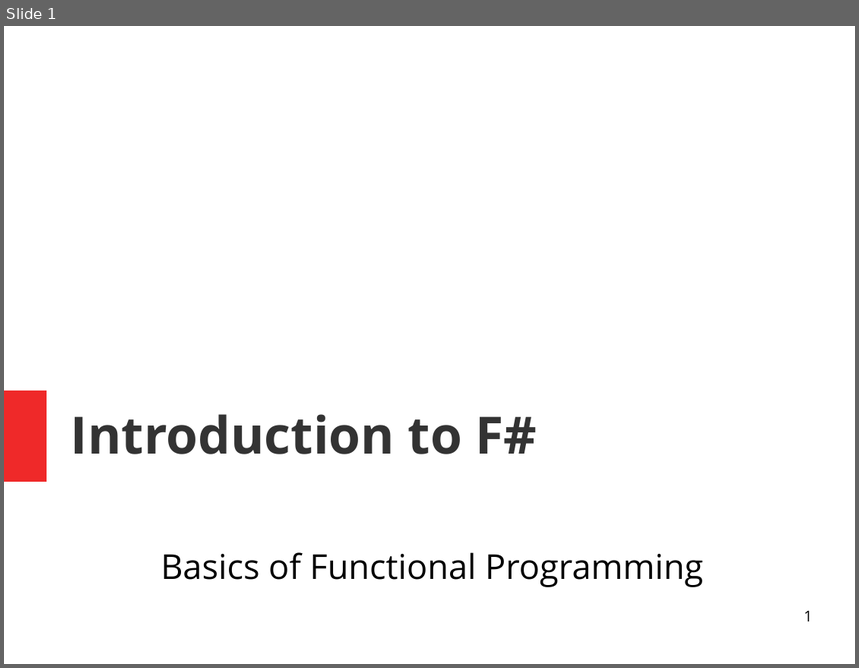
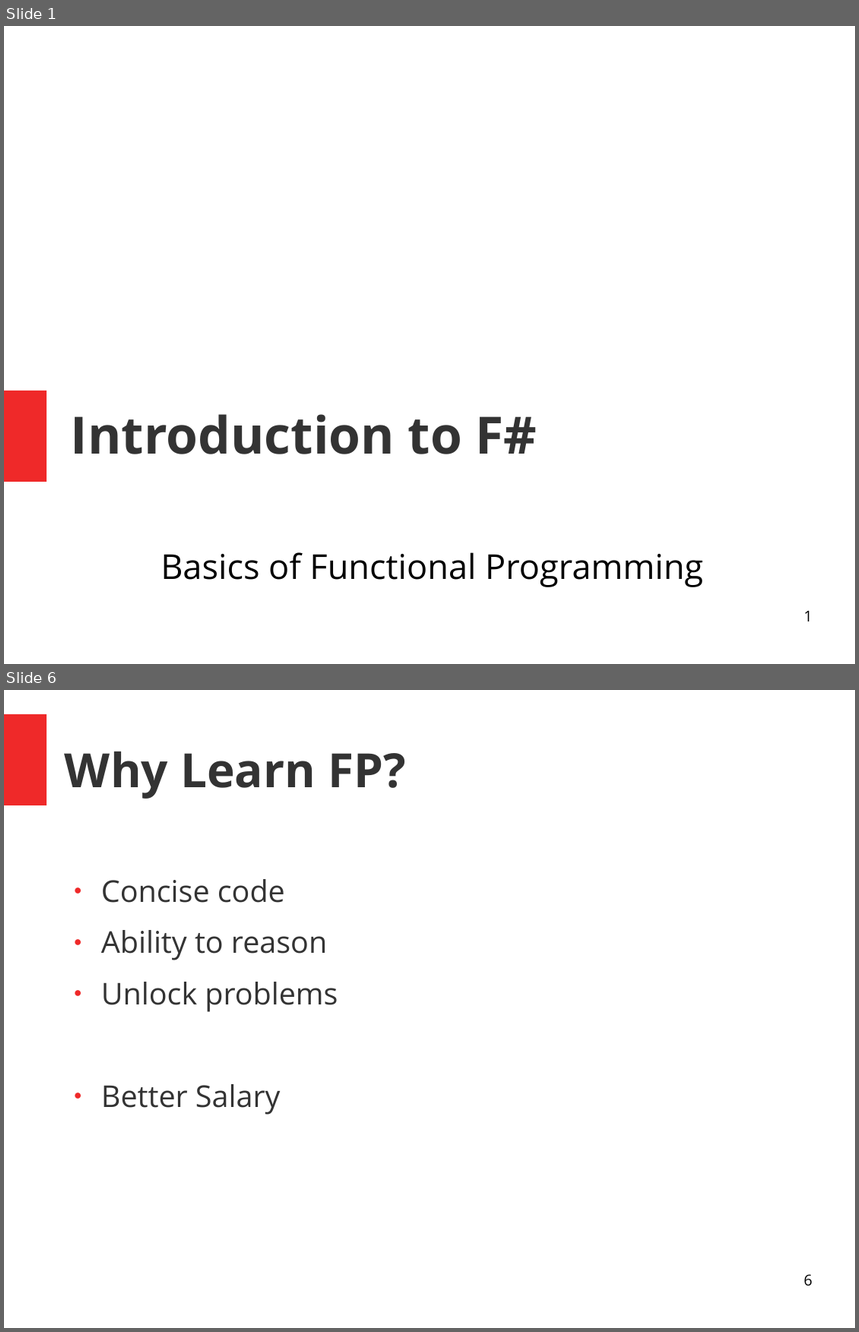
Before and after one commit to ChangHaiBin/FSharpPowerPoint, a slide deck: FSharp Talk.odp. Shown one above the other, each under a label of ours: slide 1 before the commit, slides 1 and 6 after it; the slides between them are not shown. The pictures are 859x668 and 859x1332 pixels, drawn with LibreOffice and Linux fonts; fonts in the diff are those of the drawing. Boxes give left, top, right and bottom in pixels: in the first picture for what was removed or moved away, otherwise in the second. Text is boxed around its words. In the diff, an @@ line names an element or a change of style, - is before the commit and + after.

```diff
--- a/FSharp Talk.odp
+++ b/FSharp Talk.odp
@@ slide 6 added at (x1=4, y1=690, x2=855, y2=1328), background #FFFFFF @@
@@ rectangle added at (x1=4, y1=714, x2=47, y2=805), fill #EF2929 @@
@@ title added at (x1=65, y1=752, x2=406, y2=799), 44 pt, text #333333, bold @@
+Why Learn FP?
@@ text added at (x1=101, y1=879, x2=338, y2=1115), 28 pt, text #333333 @@
+● Concise code
+● Ability to reason
+● Unlock problems
+● Better Salary
@@ page number added at (x1=804, y1=1274, x2=813, y2=1287), 14 pt, text #000000 @@
+6
```
Also in this commit, not shown: 2 slides changed, 21 other slides added.
